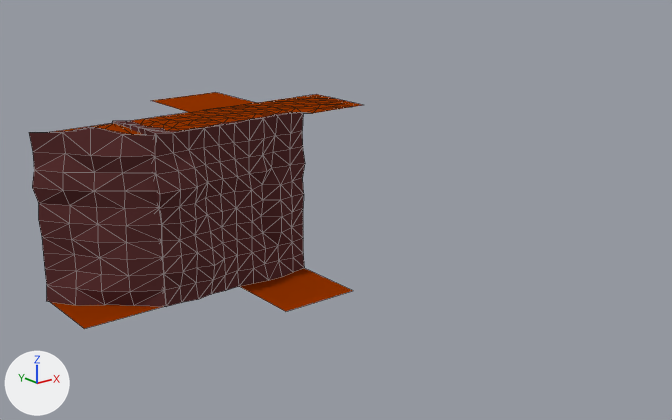
Before and after pictures for a commit that changed the Blender file DreamHack 2018 - UnityProject/Assets/Models/Environment/planetTerrain.blend.
Camera for both pictures: a camera (50 mm lens) standing at (-6.21, -9.55, 4.3) and looking at (1.68, 0.31, 0.35). Arrows for +X, +Y and +Z are at lower left; the lights stay in place. Mesh edges are drawn as thin lines.

The older version as bpy lines, for what is in view:
```python
me_plane_002 = bpy.data.meshes.new('Plane.002')
me_plane_002.from_pydata(...)  # 146 vertices, 125 faces; spans x -0.59..0.5, y -0.5..1.57, z -0.5..0.66
me_plane_002.materials.append(mat_unifiedplanet)  # picture img_planetpalette_png
me_plane_005 = bpy.data.meshes.new('Plane.005')
me_plane_005.from_pydata(...)  # 67 vertices, 93 faces; spans x -0.56..0.5, y 0.0..2.12, z -0.5..0.56
me_plane_005.materials.append(mat_unifiedplanet)  # picture img_planetpalette_png
me_plane_016 = bpy.data.meshes.new('Plane.016')
me_plane_016.from_pydata(...)  # 37 vertices, 29 faces; spans x -0.533..0.5, y 1.5..1.545, z -0.5..0.535
me_plane_016.materials.append(mat_unifiedplanet)  # picture img_planetpalette_png
ob_cliffedgecorner = bpy.data.objects.new('CliffEdgeCorner', me_plane_016)
ob_cliffedgecorner.location = (1.0, 0.0, 0.5)
ob_cliffedgecorner.rotation_euler = (1.571, 0.0, 0.0)  # degrees (90, 0, 0)
_m = ob_cliffedgecorner.modifiers.new('Triangulate', 'TRIANGULATE')
ob_cliffedgediagonal = bpy.data.objects.new('CliffEdgeDiagonal', me_plane_005)
ob_cliffedgediagonal.location = (-2.0, 0.0, 0.0)
ob_cliffedgediagonal.rotation_euler = (1.571, 0.0, 0.0)  # degrees (90, 0, 0)
ob_cliffedgesharp = bpy.data.objects.new('CliffEdgeSharp', me_plane_002)
ob_cliffedgesharp.location = (-1.0, 0.0, 0.5)
ob_cliffedgesharp.rotation_euler = (1.571, 0.0, 0.0)  # degrees (90, 0, 0)
_m = ob_cliffedgesharp.modifiers.new('Triangulate', 'TRIANGULATE')
# also in view: 'CliffEdgeStraight' at (0.0, -0.05, 1.03); 'GroundCliff' at (0.0, 1.0, 2.0); 'Ground' at (0.0, -1.0, 0.0)
```
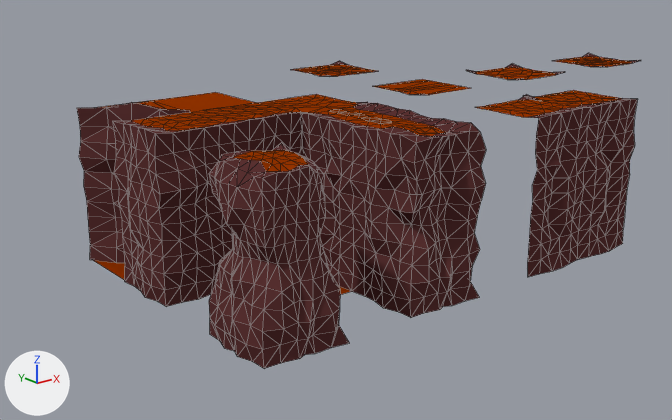
The change, as a diff of the scene's bpy script:
```diff
--- a/DreamHack 2018 - UnityProject/Assets/Models/Environment/planetTerrain.blend.py
+++ b/DreamHack 2018 - UnityProject/Assets/Models/Environment/planetTerrain.blend.py
@@ me_plane_016 @@
 # used by ob_cliffedgecorner; location = (1.0, 0.0, 0.5); rotation_euler = (1.571, 0.0, 0.0), in degrees (90, 0, 0)
-me_plane_016.from_pydata(...)  # 37 vertices, 29 faces; spans x -0.533..0.5, y 1.5..1.545, z -0.5..0.535
+me_plane_016.from_pydata(...)  # 32 vertices, 28 faces; spans x -0.533..0.533, y 1.5..1.545, z -0.5..0.535
+# me_plane_016 part 1
+# 14 vertices are removed from x -0.1..0.5, y 1.5, z -0.5..0.5
+# 16 faces are deleted
+# 2 vertices move from x -0.1, y 1.5, z 0.301..0.5 to x 0.0, y 1.5, z 0.301..0.5
+# 9 vertices are added at x 0.0..0.533, y 1.5..1.545, z -0.5..0.535
+# 15 new faces join them
+# me_plane_016 part 2: 1 kept faces spanning x 0.3..0.5, y 1.5, z -0.5..-0.3 get new texture (UV) coordinates
 me_plane_016.materials.append(mat_unifiedplanet)
@@ ob_cliffedgediagonal @@
 ob_cliffedgediagonal = bpy.data.objects.new('CliffEdgeDiagonal', me_plane_005)
-ob_cliffedgediagonal.location = (-2.0, 0.0, 0.0)
+ob_cliffedgediagonal.location = (-1.0, 1.0, 0.0)
 ob_cliffedgediagonal.rotation_euler = (1.571, 0.0, 0.0)  # degrees (90, 0, 0)
@@ ob_cliffedgecornercase1 @@
+ob_cliffedgecornercase1 = bpy.data.objects.new('CliffEdgeCornerCase1', me_plane_016_1)  # 21 vertices, 15 faces; spans x -0.533..0.5, y 1.5..1.545, z -0.5..0.535; in mat_unifiedplanet (picture img_planetpalette_png); modifiers TRIANGULATE
+ob_cliffedgecornercase1.location = (3.0, 0.0, 0.5)
+ob_cliffedgecornercase1.rotation_euler = (1.571, 0.0, 0.0)  # degrees (90, 0, 0)
@@ ob_cliffedgestraightloneend @@
+ob_cliffedgestraightloneend = bpy.data.objects.new('CliffEdgeStraightLoneEnd', me_plane_004)  # 212 vertices, 190 faces; spans x -0.59..0.59, y -0.51..1.58, z -0.5..0.65; in mat_unifiedplanet (picture img_planetpalette_png); modifiers TRIANGULATE
+ob_cliffedgestraightloneend.location = (1.0, -2.0, 0.5)
+ob_cliffedgestraightloneend.rotation_euler = (1.571, 0.0, 0.0)  # degrees (90, 0, 0)
@@ ob_cliffedgestraightlone @@
+ob_cliffedgestraightlone = bpy.data.objects.new('CliffEdgeStraightLone', me_plane_006)  # 168 vertices, 260 faces; spans x -0.6..0.6, y -0.5..1.55, z -0.5..0.5; in mat_unifiedplanet (picture img_planetpalette_png)
+ob_cliffedgestraightlone.location = (1.0, -1.0, 0.5)
+ob_cliffedgestraightlone.rotation_euler = (1.571, 0.0, 0.0)  # degrees (90, 0, 0)
@@ ob_clifflone @@
+ob_clifflone = bpy.data.objects.new('CliffLone', me_plane_009)  # 289 vertices, 276 faces; spans x -0.58..0.59, y -0.51..1.51, z -0.62..0.62; in mat_unifiedplanet (picture img_planetpalette_png); modifiers TRIANGULATE
+ob_clifflone.location = (-1.0, -2.0, 0.5)
+ob_clifflone.rotation_euler = (1.571, 0.0, 0.0)  # degrees (90, 0, 0)
@@ ob_cliffedgecornercase4 @@
+ob_cliffedgecornercase4 = bpy.data.objects.new('CliffEdgeCornerCase4', me_plane_013)  # 34 vertices, 36 faces; spans x -0.533..0.533, y 1.5..1.545, z -0.535..0.535; in mat_unifiedplanet (picture img_planetpalette_png); modifiers TRIANGULATE
+ob_cliffedgecornercase4.location = (5.0, 0.0, 0.5)
+ob_cliffedgecornercase4.rotation_euler = (1.571, 0.0, 0.0)  # degrees (90, 0, 0)
@@ ob_cliffedgecornercase3 @@
+ob_cliffedgecornercase3 = bpy.data.objects.new('CliffEdgeCornerCase3', me_plane_014)  # 51 vertices, 47 faces; spans x -0.533..0.533, y 1.5..1.545, z -0.535..0.535; in mat_unifiedplanet (picture img_planetpalette_png); modifiers TRIANGULATE
+ob_cliffedgecornercase3.location = (7.0, 0.0, 0.5)
+ob_cliffedgecornercase3.rotation_euler = (1.571, 0.0, 0.0)  # degrees (90, 0, 0)
@@ ob_cliffedgecornercase22 @@
+ob_cliffedgecornercase22 = bpy.data.objects.new('CliffEdgeCornerCase22', me_plane_015)  # 49 vertices, 42 faces; spans x -0.533..0.533, y 1.5..1.545, z -0.535..0.535; in mat_unifiedplanet (picture img_planetpalette_png); modifiers TRIANGULATE
+ob_cliffedgecornercase22.location = (3.0, 2.0, 0.5)
+ob_cliffedgecornercase22.rotation_euler = (1.571, 0.0, 0.0)  # degrees (90, 0, 0)
@@ ob_cliffedgestraightcase1 @@
+ob_cliffedgestraightcase1 = bpy.data.objects.new('CliffEdgeStraightCase1', me_plane_018)  # 97 vertices, 79 faces; spans x -0.5..0.53, y -0.5..1.55, z -0.53..0.6; in mat_unifiedplanet (picture img_planetpalette_png); modifiers TRIANGULATE
+ob_cliffedgestraightcase1.location = (3.0, -2.0, 0.5)
+ob_cliffedgestraightcase1.rotation_euler = (1.571, 0.0, 0.0)  # degrees (90, 0, 0)
@@ ob_cliffedgestraightcase2 @@
+ob_cliffedgestraightcase2 = bpy.data.objects.new('CliffEdgeStraightCase2', me_plane_020)  # 97 vertices, 79 faces; spans x -0.53..0.5, y -0.5..1.55, z -0.53..0.6; in mat_unifiedplanet (picture img_planetpalette_png); modifiers TRIANGULATE
+ob_cliffedgestraightcase2.location = (4.0, -2.0, 0.5)
+ob_cliffedgestraightcase2.rotation_euler = (1.571, 0.0, 0.0)  # degrees (90, 0, 0)
```

Location of each change, [x1, y1, x2, y2] in pixels of the pictures (672 x 420 px; the box of a moved part takes in the faces that stretch with it):
'CliffEdgeDiagonal', moved: before [29, 123, 166, 329]; after [77, 101, 190, 280]
'CliffEdgeStraightLoneEnd', added (brown): after [350, 115, 486, 318]
'CliffLone', added (brown): after [209, 142, 349, 369]
'CliffEdgeStraightCase1', added (brown): after [475, 95, 591, 277]
'CliffEdgeStraightCase2', added (brown): after [523, 90, 637, 259]
'CliffEdgeStraightLone', added (brown): after [301, 103, 419, 291]
'CliffEdgeCorner', reshaped: before [259, 94, 362, 113]; after [259, 94, 368, 113]
'CliffEdgeCornerCase1', added (brown): after [373, 79, 471, 95]
'CliffEdgeCornerCase4', added (brown): after [466, 64, 565, 80]
'CliffEdgeCornerCase22', added (brown): after [291, 61, 376, 77]
'CliffEdgeCornerCase3', added (brown): after [555, 53, 641, 67]
part 1 of me_plane_016, moved or reshaped: before [271, 96, 362, 113]; after [271, 96, 368, 113]
part 2 of me_plane_016, surface changed: [308, 94, 325, 98] in both
'CliffEdgeStraight', unchanged, covered by the edit: before [190, 103, 305, 286]; after [190, 103, 302, 155]
'Ground', unchanged, covered by the edit: before [239, 268, 352, 311]; after [339, 287, 351, 295]
